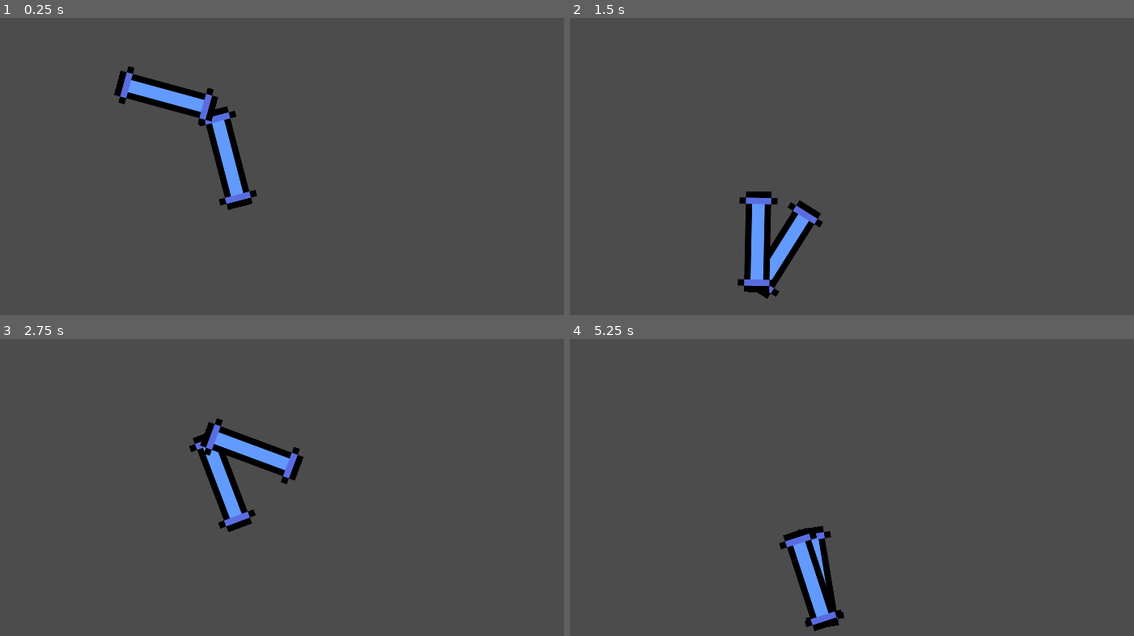
Above: before the commit, frames 1-4 (two rows, left to right).
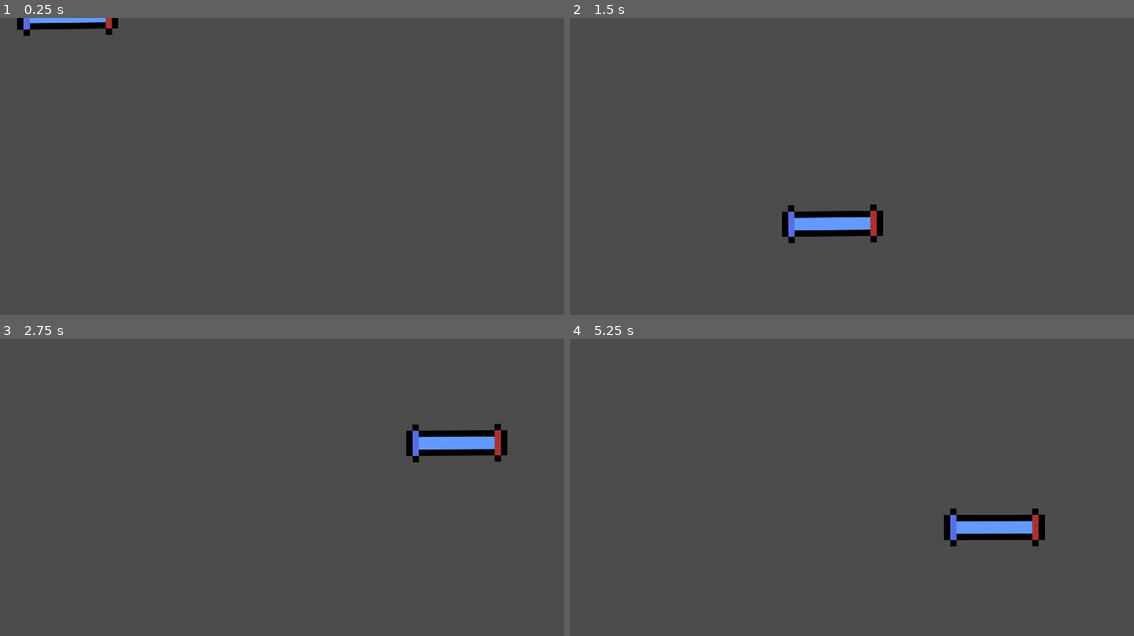
Above: after the commit, the same moments.

Repository: Parm345/Godot-Fun
Game: Godot game, scene res://Scenes/Multiple Links.tscn
The game is run twice, just before and just after one commit, with the same random seed, the same clock (stepped at 60 frames per second) and the same inputs. Before the commit the project starts from res://Scenes/Main.tscn.
Inputs (mouse positions are in pixels of both pictures, inside the frame that each line leads up to):
- Up to frame 1 (0.25 s): no input
- Up to frame 2 (1.5 s): move the mouse to (953, 187) at 0.52 s; move the mouse to (682, 225) at 1.27 s
- Up to frame 3 (2.75 s): tap Enter at 2 s; move the mouse to (304, 445) at 2.02 s
- Up to frame 4 (5.25 s): tap Space at 2.75, 4.25 s; move the mouse to (778, 603) at 2.77 s; tap Enter at 3.5, 5 s; move the mouse to (1004, 585) at 3.52 s; move the mouse to (615, 472) at 4.27 s; move the mouse to (840, 529) at 5.02 s

The runs differ from the first frame. In frame 1, 3.9% of the frame differs, in the area x 3-46%, y 0-65%; in frame 2, 3.8%; in frame 3, 4.6%, in the area x 33-90%, y 26-65%; in frame 4, 3.7%.

Commit message:
Tried coding train approach but didn't work
- did it off of memory, should watch video again
- maybe adapt the code better for code
- do actions take place immediately or after frame is drawn?

Diff:
--- a/Inverse Kinemtaics Arm/Scenes/Arm Link.tscn
+++ b/Inverse Kinemtaics Arm/Scenes/Arm Link.tscn
@@ -1,22 +1,23 @@
 [gd_scene load_steps=4 format=2]
 
-[ext_resource path="res://Assets/Arm Linkage-export.png" type="Texture" id=1]
+[ext_resource path="res://Assets/Arm Linkage 2.png" type="Texture" id=1]
 [ext_resource path="res://Scripts/Arm Link.gd" type="Script" id=2]
 
 [sub_resource type="RectangleShape2D" id=1]
 extents = Vector2( 20, 79.5 )
 
 [node name="Arm Link" type="KinematicBody2D"]
-rotation = 4.71239
 script = ExtResource( 2 )
 
 [node name="CollisionShape2D" type="CollisionShape2D" parent="."]
-position = Vector2( 0, 80 )
+position = Vector2( 80, 0 )
+rotation = -1.5708
 shape = SubResource( 1 )
 
 [node name="Sprite" type="Sprite" parent="."]
-position = Vector2( 0, 80 )
+position = Vector2( 80, 0 )
+rotation = -1.5708
 texture = ExtResource( 1 )
 
 [node name="Pointer End" type="Position2D" parent="."]
-position = Vector2( -6.99382e-06, 160 )
+position = Vector2( 160, 0 )
--- /dev/null
+++ b/Inverse Kinemtaics Arm/Scenes/Multiple Links.tscn
@@ -0,0 +1,6 @@
+[gd_scene load_steps=2 format=2]
+
+[ext_resource path="res://Scripts/Multiple Links.gd" type="Script" id=1]
+
+[node name="Multiple Links" type="Node2D"]
+script = ExtResource( 1 )
--- a/Inverse Kinemtaics Arm/Scripts/Arm Link.gd
+++ b/Inverse Kinemtaics Arm/Scripts/Arm Link.gd
@@ -8,7 +8,7 @@
 
 # Called when the node enters the scene tree for the first time.
 func _ready():
-	print(tan(0))
+#	print(tan(0))
 	armLength = $"Pointer End".position.length()
 #	print(armLength)
 
--- /dev/null
+++ b/Inverse Kinemtaics Arm/Scripts/Multiple Links.gd
@@ -0,0 +1,53 @@
+extends Node2D
+
+
+# Declare member variables here. Examples:
+# var a = 2
+# var b = "text"
+export var numLinks = 3
+export var origin = Vector2(512, 300)
+
+var link = preload("res://Scenes/Arm Link.tscn")
+#onready var link1 = get_child(0) # onready is equivalent to putting it in _ready
+var finalLink
+
+# Called when the node enters the scene tree for the first time.
+func _ready():
+	var curLink = null
+	for i in range(numLinks):
+		var newLink = link.instance()
+#		newLink.name = str(i)
+		if curLink != null:
+			newLink.position = curLink.get_node("Pointer End").position
+			curLink.add_child(newLink)
+		else:
+			newLink.position = origin
+			add_child(newLink)
+		curLink = newLink
+
+	finalLink = curLink
+#	inverseKinematics(get_viewport().get_mouse_position()
+#	print(finalLink.get_parent().name)
+
+# Called every frame. 'delta' is the elapsed time since the previous frame.
+func _process(delta):
+	var mousePos = get_viewport().get_mouse_position()
+#	finalLink.look_at(mousePos)
+	inverseKinematics(mousePos)
+
+func inverseKinematics(mousePos):
+
+	# Step 1
+	finalLink.look_at(mousePos) # point final link at mousePos
+	finalLink.set_global_position(mousePos + finalLink.get_node("Pointer End").position)# move final link to mousePos
+
+	# Step 2
+	var curLink = finalLink.get_parent()
+	for i in range(numLinks -1):
+		curLink.look_at(curLink.get_child(0).position)# point curLink at base of child
+		# move curLink to base of child
+		curLink.set_global_position(curLink.get_child(0).global_position + curLink.get_node("Pointer End").position)
+		curLink = curLink.get_parent()
+
+	# Step 3
+	curLink.position = origin# return base back to origin, comment out if you want a snake
--- a/Inverse Kinemtaics Arm/project.godot
+++ b/Inverse Kinemtaics Arm/project.godot
@@ -11,7 +11,7 @@
 [application]
 
 config/name="Inverse Kinemtaics Arm"
-run/main_scene="res://Scenes/Main.tscn"
+run/main_scene="res://Scenes/Multiple Links.tscn"
 config/icon="res://icon.png"
 
 [display]
Binary file added: Inverse Kinemtaics Arm/Assets/Arm Linkage 2.png
Not shown, added: Inverse Kinemtaics Arm/Assets/Arm Linkage 2.png.import
